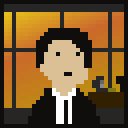
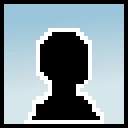
Revision of a layered (128, 128) image; what changed, layer by layer:
hid "TechExec" over [0, 0, 128, 128]
showed "Layer", painted on it over [0, 0, 128, 128]
hid "Office space" over [0, 0, 128, 128]
hid "Pasted Layer copy #1" over [0, 0, 128, 128]
showed "Background copy" over [0, 0, 128, 128]
